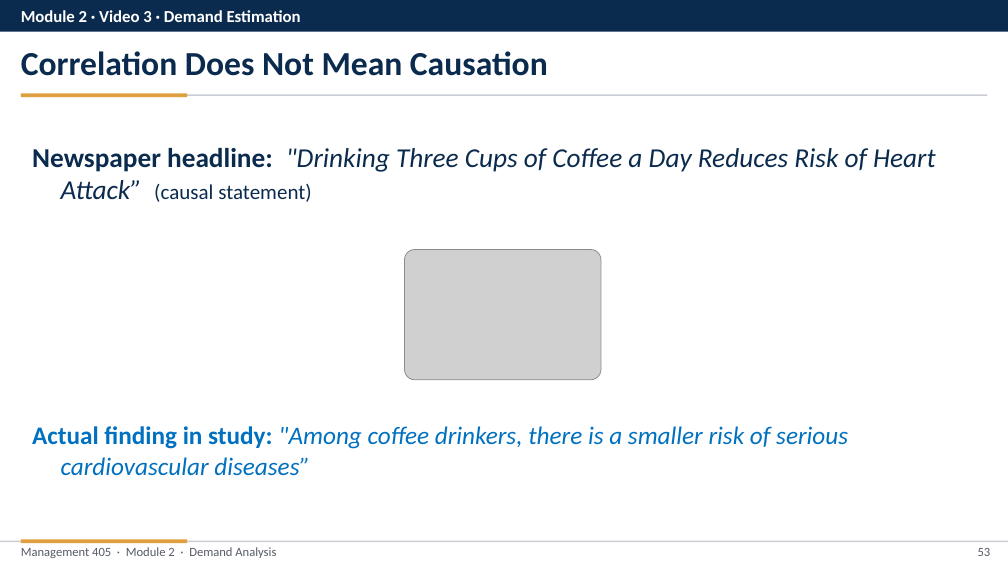
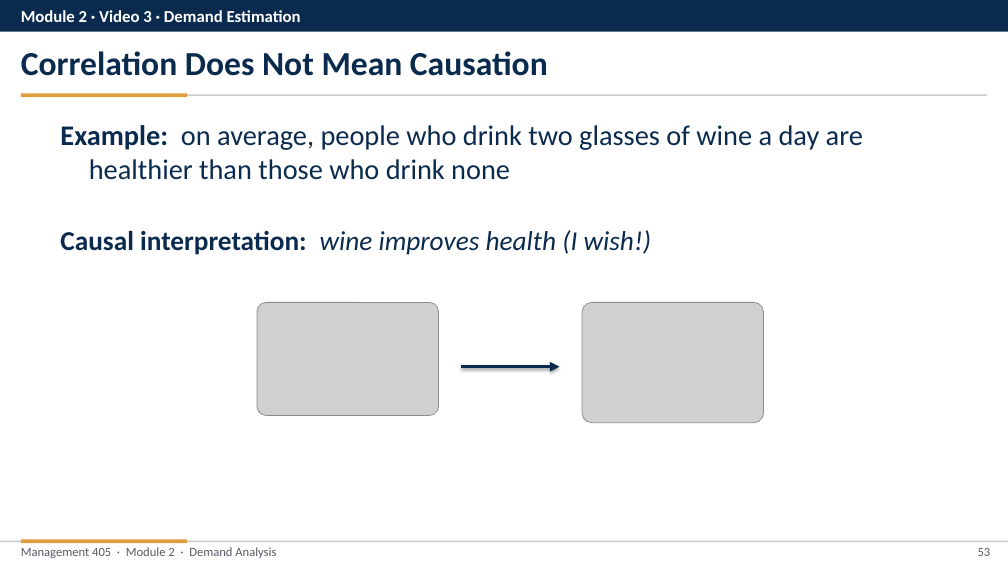
Before and after one commit to nvoigtla/Teaching, a slide deck: slide 53 of 405 Slide Revisions 2026/Module 2/Module 2 - Video Part Revised.pptx. Drawn at 1008x567 pixels with LibreOffice and Linux fonts; fonts in the diff are those of the drawing; grey boxes stand for pictures. Boxes give left, top, right and bottom in pixels: in the first picture for what was removed or moved away, otherwise in the second. Text is boxed around its words. In the diff, an @@ line names an element or a change of style, - is before the commit and + after.

```diff
--- a/405 Slide Revisions 2026/Module 2/Module 2 - Video Part Revised.pptx
+++ b/405 Slide Revisions 2026/Module 2/Module 2 - Video Part Revised.pptx
@@ text removed at (x1=32, y1=148, x2=936, y2=202) @@
-Newspaper headline: "Drinking Three Cups of Coffee a Day Reduces Risk of Heart Attack” (causal statement)
@@ text added at (x1=60, y1=125, x2=863, y2=180), 27 pt, text #0B2B4E @@
+Example: on average, people who drink two glasses of wine a day are healthier than those who drink none
@@ text added at (x1=60, y1=230, x2=652, y2=255), 26 pt, text #0B2B4E, italic @@
+Causal interpretation: wine improves health (I wish!)
@@ picture added at (x1=257, y1=302, x2=439, y2=416) @@
@@ picture resized from (x1=405, y1=250, x2=601, y2=380) to (x1=582, y1=302, x2=764, y2=423) @@
@@ arrow added from (461, 367) to (560, 367), #0B2B4E 3 pt @@
@@ text removed at (x1=32, y1=426, x2=848, y2=476) @@
-Actual finding in study: "Among coffee drinkers, there is a smaller risk of serious cardiovascular diseases”
```
Also in this commit, not shown: 43 other slides changed, 5 slides added, 5 slides removed, 20 other files.
